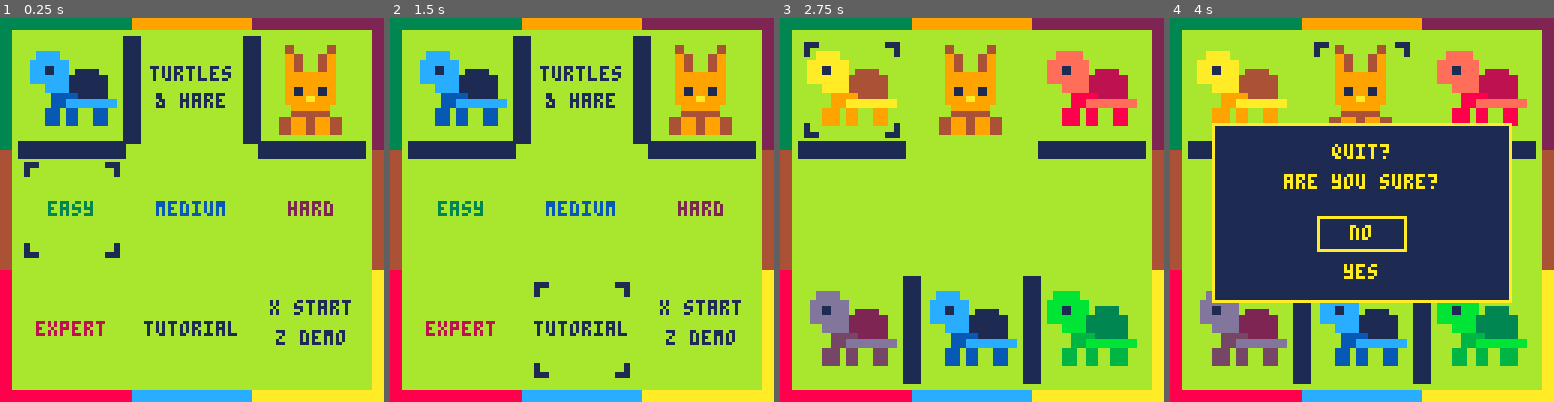
Above: before the commit, frames 1-4 (left to right).
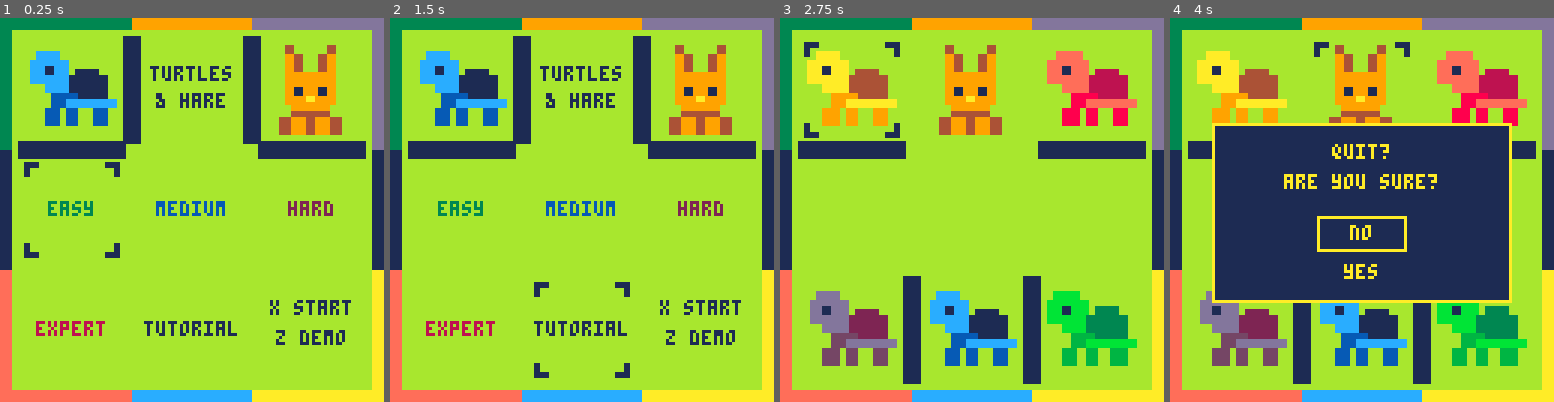
Above: after the commit, the same moments.

Repository: 0xDC0DE/fantasy-console-games
Game: PICO-8 cartridge TurtlesAndHare/TurtlesAndHare.p8
The game is run twice, just before and just after one commit, with the same random seed, the same clock (stepped at 60 frames per second) and the same inputs.
Inputs:
- Up to frame 1 (0.25 s): no input
- Up to frame 2 (1.5 s): tap O (Z key) at 0.33, 0.7, 1.43 s; tap X (X key) at 1.07 s
- Up to frame 3 (2.75 s): hold Left 1.97-2.37 s; tap X (X key) at 2.07, 2.4, 2.73 s; tap O (Z key) at 2.22 s; hold Down from 2.42 s (still down)
- Up to frame 4 (4 s): release Down at 2.82 s; hold Right 2.87-3.53 s; tap X (X key) at 3.07, 3.4, 3.73 s; tap O (Z key) at 3.1, 3.98 s; hold Up from 3.58 s (still down)

The runs differ from the first frame. In frame 1, 6.1% of the frame differs, in the area x 0-100%, y 0-100%; in frame 2, 6.1%; in frame 3, 6.1%; in frame 4, 6.1%.

Commit message:
update colors of TurtlesAndHare

Diff:
--- a/TurtlesAndHare/TurtlesAndHare.p8
+++ b/TurtlesAndHare/TurtlesAndHare.p8
@@ -57,8 +57,8 @@
 difficulty_colors={3,12,2,15}
 sprite_id={g=0,b=4,r=8,y=12,p=64,h=68}
 goal_pos={g=0,h=1,p=2,r=6,b=7,y=8}
-goal_col={g=3,h=6,p=2,r=5,b=9,y=7}
-rainbow={5,6,7,3,9,2}
+goal_col={g=3,h=6,p=10,r=14,b=9,y=7}
+rainbow={14,6,7,3,9,10}
 big_font={
  a="25755",d="65556",e="74647",h="55755",i="72227",
  m="57755",p="65644",r="65655",s="74717",t="72222",
@@ -358,15 +358,15 @@
 end
 
 function draw_arena(mask)
- rectfill(0,0,127,127,4)
+ rectfill(0,0,127,127,1)
  rectfill(4,4,123,123,0)
  rectfill(0,0,43,3,3)
  rectfill(0,4,3,43,3)
  rectfill(44,0,83,3,6)
- rectfill(84,0,127,3,2)
- rectfill(124,4,127,43,2)
- rectfill(0,84,3,127,5)
- rectfill(4,124,43,127,5)
+ rectfill(84,0,127,3,10)
+ rectfill(124,4,127,43,10)
+ rectfill(0,84,3,127,14)
+ rectfill(4,124,43,127,14)
  rectfill(44,124,83,127,9)
  rectfill(84,124,127,127,7)
  rectfill(124,84,127,123,7)
--- a/TurtlesAndHare/game.lua
+++ b/TurtlesAndHare/game.lua
@@ -6,8 +6,8 @@
 difficulty_colors={3,12,2,15}
 sprite_id={g=0,b=4,r=8,y=12,p=64,h=68}
 goal_pos={g=0,h=1,p=2,r=6,b=7,y=8}
-goal_col={g=3,h=6,p=2,r=5,b=9,y=7}
-rainbow={5,6,7,3,9,2}
+goal_col={g=3,h=6,p=10,r=14,b=9,y=7}
+rainbow={14,6,7,3,9,10}
 big_font={
  a="25755",d="65556",e="74647",h="55755",i="72227",
  m="57755",p="65644",r="65655",s="74717",t="72222",
@@ -307,15 +307,15 @@
 end
 
 function draw_arena(mask)
- rectfill(0,0,127,127,4)
+ rectfill(0,0,127,127,1)
  rectfill(4,4,123,123,0)
  rectfill(0,0,43,3,3)
  rectfill(0,4,3,43,3)
  rectfill(44,0,83,3,6)
- rectfill(84,0,127,3,2)
- rectfill(124,4,127,43,2)
- rectfill(0,84,3,127,5)
- rectfill(4,124,43,127,5)
+ rectfill(84,0,127,3,10)
+ rectfill(124,4,127,43,10)
+ rectfill(0,84,3,127,14)
+ rectfill(4,124,43,127,14)
  rectfill(44,124,83,127,9)
  rectfill(84,124,127,127,7)
  rectfill(124,84,127,123,7)
